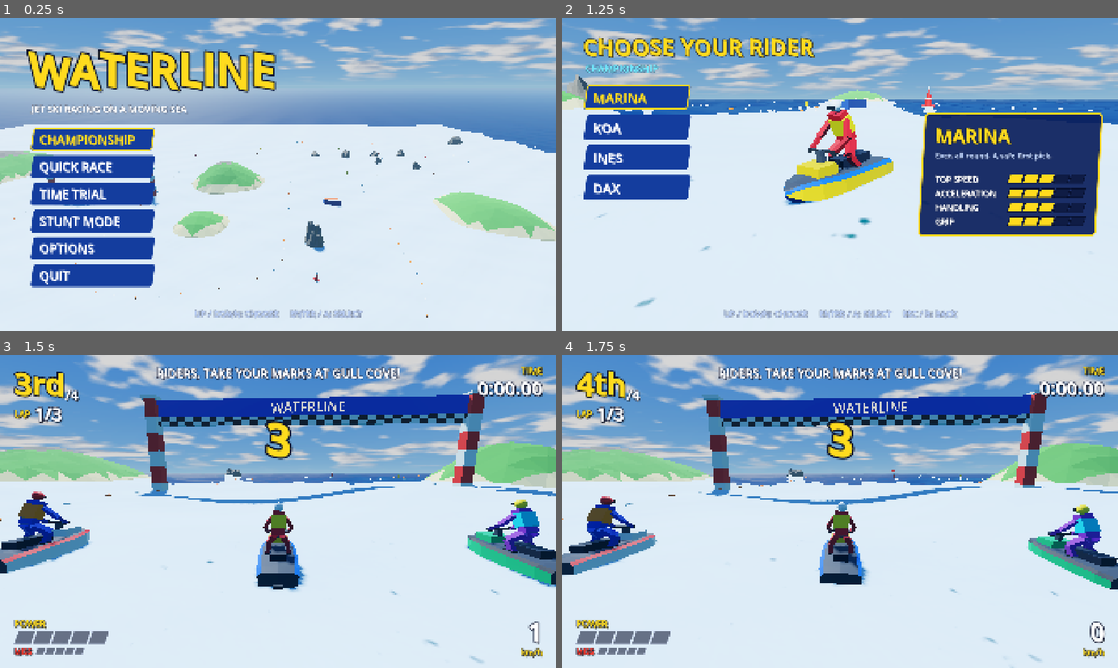
Above: before the commit, frames 1-4 (two rows, left to right).
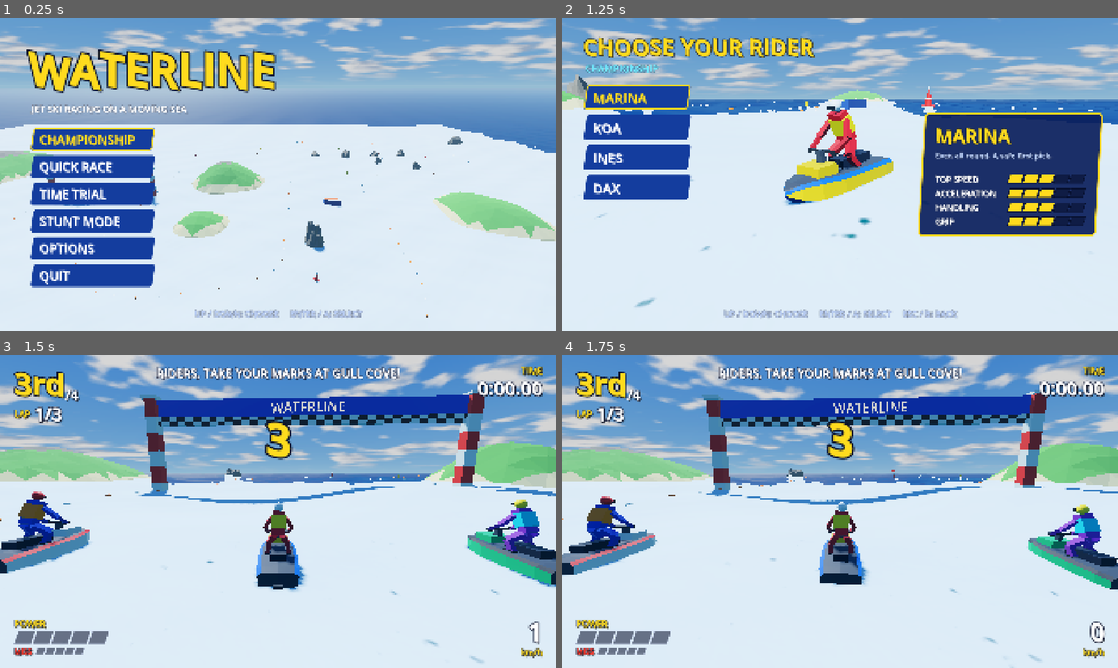
Above: after the commit, the same moments.

Repository: astrosteveo/waterline
Game: Godot game, scene res://menus/main_menu.tscn
Same seed, same stepped clock (60 frames per second), same inputs: the game is played once before the commit and once after it.
Inputs:
- Up to frame 1 (0.25 s): no input
- Up to frame 2 (1.25 s): click "CHAMPIONSHIP" at 0.5 s
- Up to frame 3 (1.5 s): click "MARINA" at 1.25 s
- Up to frame 4 (1.75 s): no input

Frames 1-3 are identical in both runs. In frame 4, 0.5% of the frame differs, in the area x 2-15%, y 4-15%.

Commit message:
Keep grid order during the countdown and lower the limiter ceiling (#3)
Co-Authored-By: Claude <noreply@anthropic.com>

Diff:
--- a/default_bus_layout.tres
+++ b/default_bus_layout.tres
@@ -2,7 +2,7 @@
 
 [sub_resource type="AudioEffectHardLimiter" id="limiter"]
 resource_name = "HardLimiter"
-ceiling_db = -0.5
+ceiling_db = -1.5
 
 [resource]
 bus/0/effect/0/effect = SubResource("limiter")
--- a/race/race.gd
+++ b/race/race.gd
@@ -309,7 +309,8 @@
 			_start()
 		for racer in racers:
 			_follow(racer)
-		_update_places()
+		# Places stay in grid order until the start: craft bobbing side by side on the grid
+		# would otherwise swap places every few ticks.
 		return
 	_ticks += 1
 	race_time = _ticks * delta
